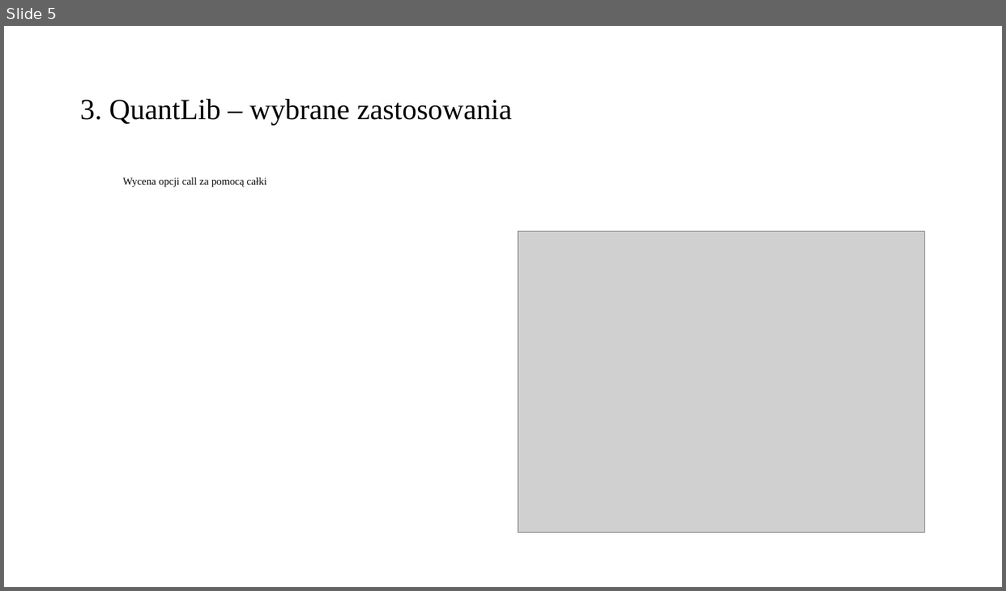
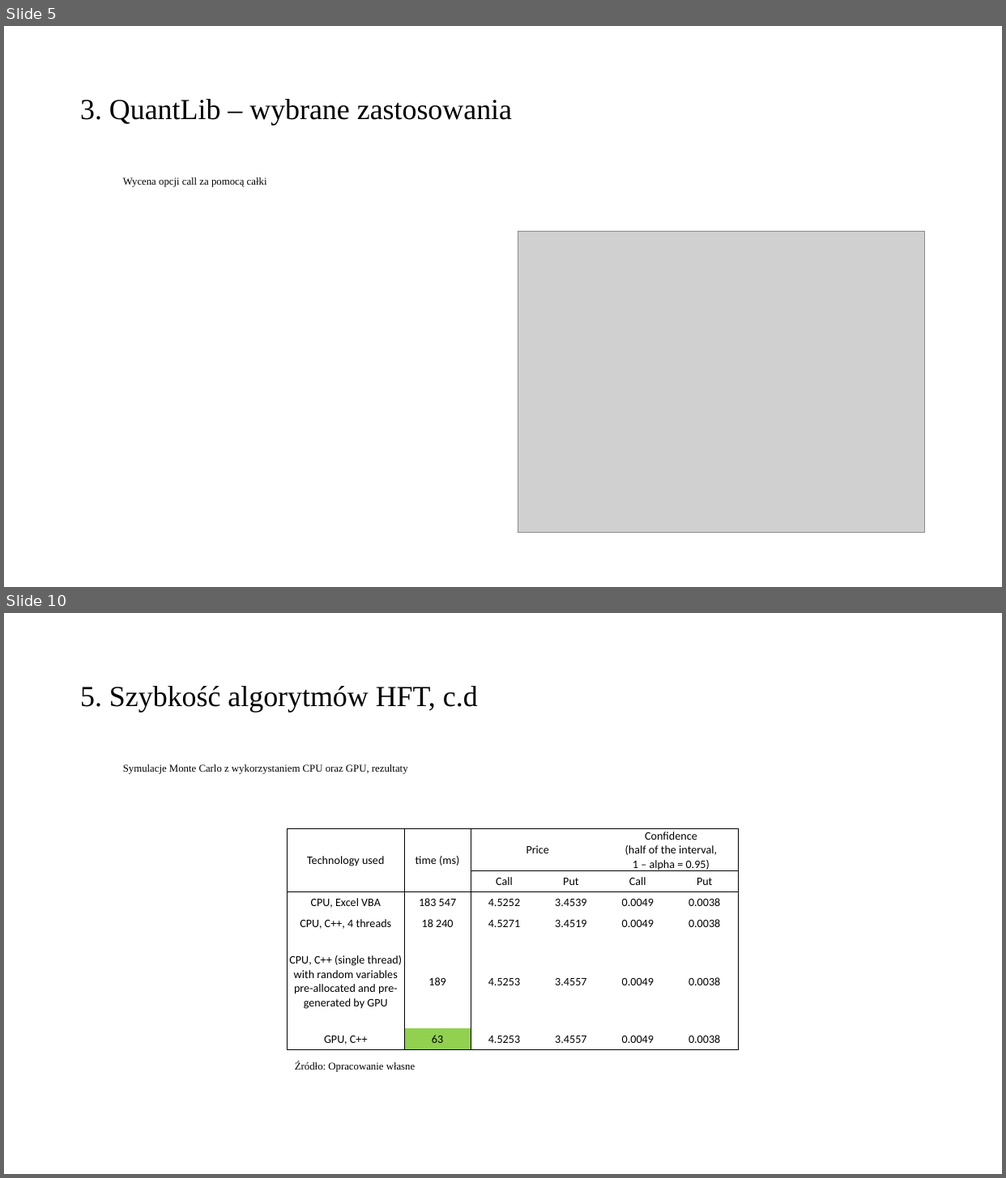
Before and after one commit to yangyutu/books, a slide deck: masters_defense/gregor75663mgr.pptx. Shown one above the other, each under a label of ours: slide 5 before the commit, slides 5 and 10 after it; the slides between them are not shown. The pictures are 1006x591 and 1006x1178 pixels, drawn with LibreOffice and Linux fonts; fonts in the diff are those of the drawing; grey boxes stand for pictures. Boxes give left, top, right and bottom in pixels: in the first picture for what was removed or moved away, otherwise in the second. Text is boxed around its words. In the diff, an @@ line names an element or a change of style, - is before the commit and + after.

```diff
--- a/masters_defense/gregor75663mgr.pptx
+++ b/masters_defense/gregor75663mgr.pptx
@@ slide 10 added at [4, 613, 1002, 1174], background #FFFFFF @@
@@ title added at [80, 686, 478, 712], 28 pt, text #000000 @@
+5. Szybkość algorytmów HFT, c.d
@@ text added at [123, 764, 408, 774], 10 pt, text #000000 @@
+Symulacje Monte Carlo z wykorzystaniem CPU oraz GPU, rezultaty
@@ table added at [288, 828, 738, 1050], 6 rows, 6 columns @@
+Technology used | time (ms) | Price |  | Confidence / (half of the interval, / 1 – alpha = 0.95) | 
+ |  | Call | Put | Call | Put
+CPU, Excel VBA | 183 547 | 4.5252 | 3.4539 | 0.0049 | 0.0038
+CPU, C++, 4 threads | 18 240 | 4.5271 | 3.4519 | 0.0049 | 0.0038
+CPU, C++ (single thread) with random variables pre-allocated and pre-generated by GPU | 189 | 4.5253 | 3.4557 | 0.0049 | 0.0038
+GPU, C++ | 63 | 4.5253 | 3.4557 | 0.0049 | 0.0038
@@ text added at [295, 1062, 415, 1072], 10 pt, text #000000 @@
+Źródło: Opracowanie własne
```
Also in this commit, not shown: 5 slides changed, 3 other slides added, 4 other files.
